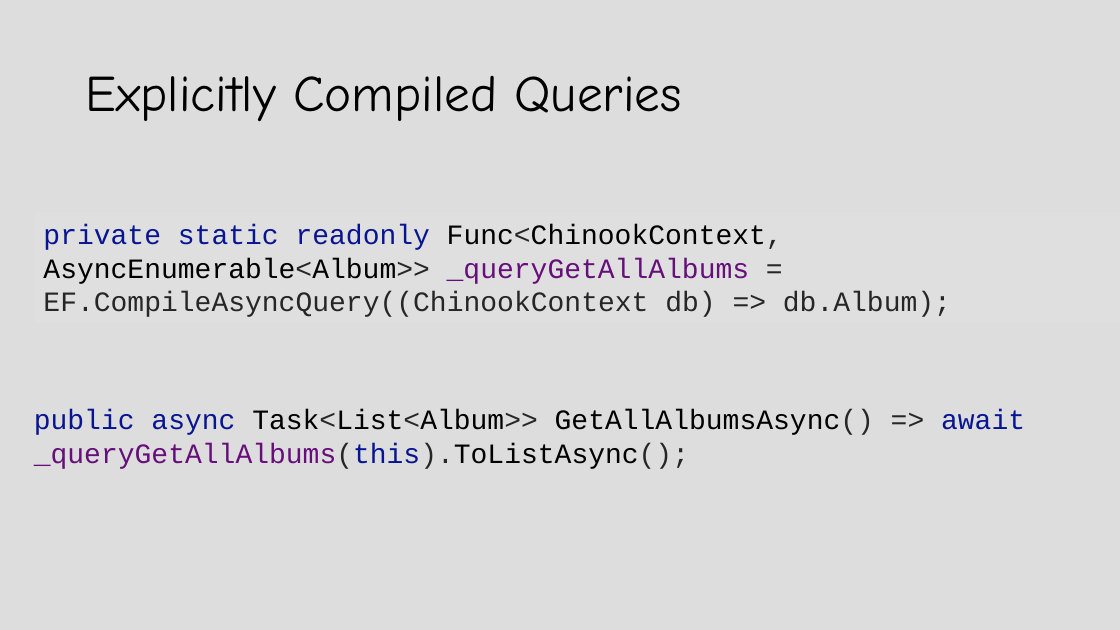
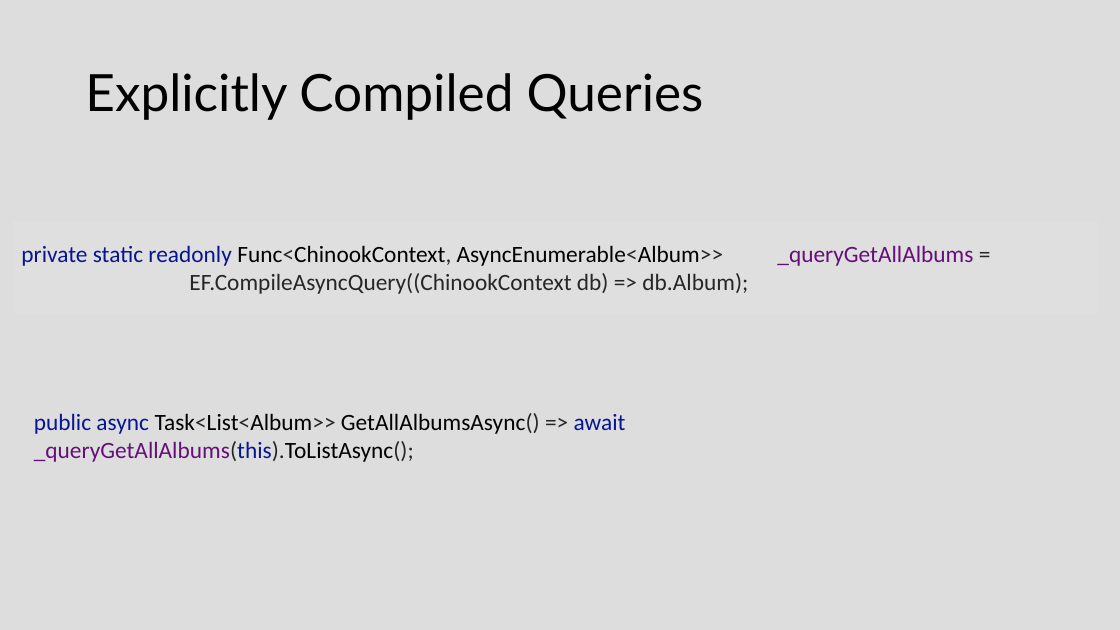
Before and after one commit to cwoodruff/DebuggingEFCoreMSSQL, a slide deck: slide 21 of Behind the LINQ- Diagnosing What EF Core Is Really Doing to Your Database.pptx (slide 20 before the commit). Drawn at 1120x630 pixels with LibreOffice and Linux fonts; fonts in the diff are those of the drawing. Boxes give left, top, right and bottom in pixels: in the first picture for what was removed or moved away, otherwise in the second. Text is boxed around its words. In the diff, an @@ line names an element or a change of style, - is before the commit and + after.

```diff
--- a/Behind the LINQ- Diagnosing What EF Core Is Really Doing to Your Database.pptx
+++ b/Behind the LINQ- Diagnosing What EF Core Is Really Doing to Your Database.pptx
@@ title "Explicitly Compiled Queries" at (85,73,704,120): font Comic Neue to Lato @@
@@ text at (21,245,748,294): text changed; size 24 to 20 pt; font Courier New to Calibri @@
-private static readonly Func<ChinookContext, AsyncEnumerable<Album>> _queryGetAllAlbums = EF.CompileAsyncQuery((ChinookContext db) => db.Album);
+private static readonly Func<ChinookContext, AsyncEnumerable<Album>> _queryGetAllAlbums =
+EF.CompileAsyncQuery((ChinookContext db) => db.Album);
@@ text "public async Task<List<Album>> GetAllAlbumsAsync() => ..." at (34,413,626,462): size 24 to 20 pt, font Courier New to Calibri @@
```
Also in this commit, not shown: 3 other slides changed, 2 slides added, 1 slide removed.
